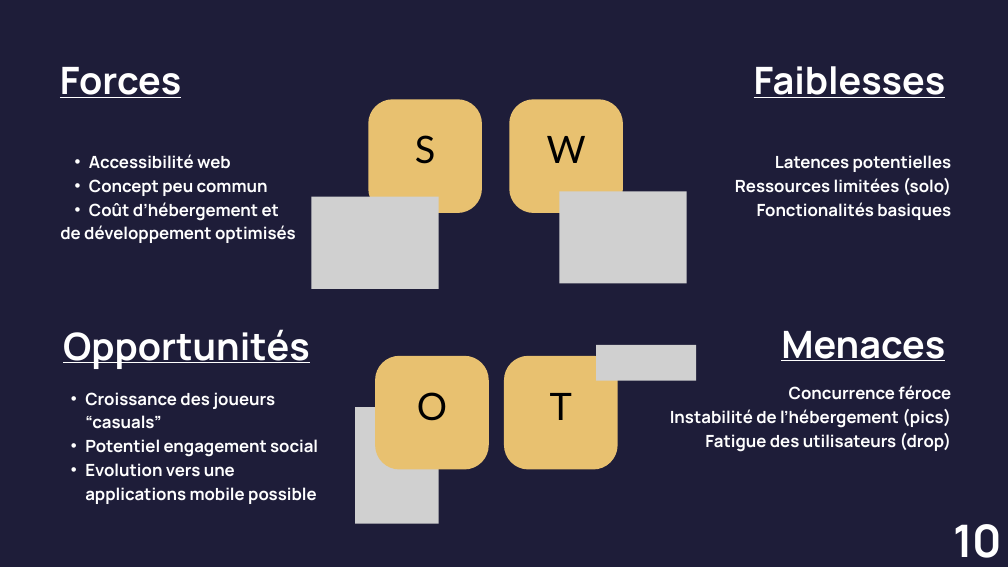
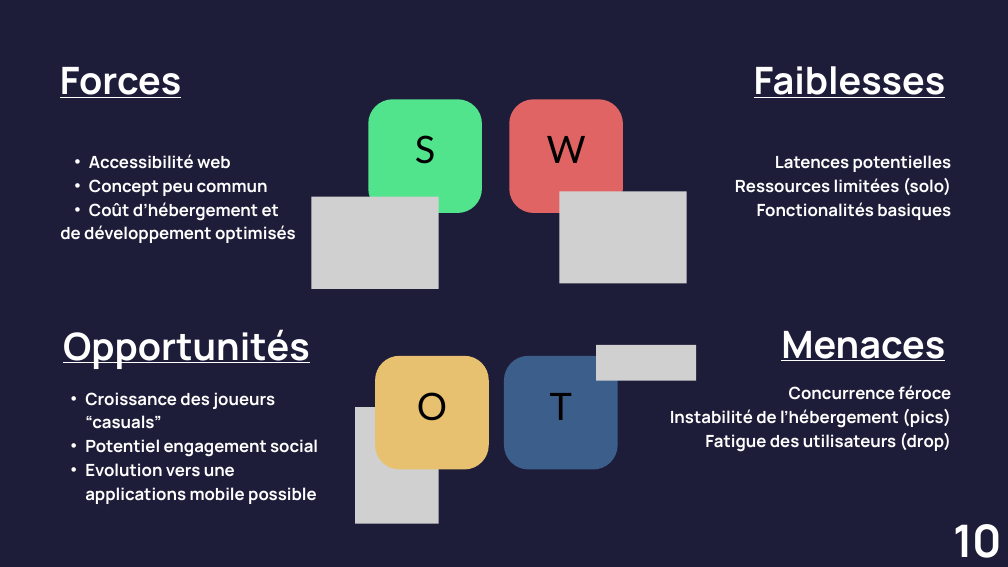
Before and after one commit to Cemus/fil-rouge-conception, a slide deck: slide 12 of Backup/Ploybout.pptx. Drawn at 1008x567 pixels with LibreOffice and Linux fonts; fonts in the diff are those of the drawing; grey boxes stand for pictures. Boxes give left, top, right and bottom in pixels: in the first picture for what was removed or moved away, otherwise in the second. Text is boxed around its words. In the diff, an @@ line names an element or a change of style, - is before the commit and + after.

```diff
--- a/Backup/Ploybout.pptx
+++ b/Backup/Ploybout.pptx
@@ freeform shape at (368,99,482,213): fill #E8C170 to #52E48C @@
@@ freeform shape at (509,99,623,213): fill #E8C170 to #E16464 @@
@@ freeform shape at (504,356,618,470): fill #E8C170 to #3C5E8B @@
```
Also in this commit, not shown: 1 other slide changed.
